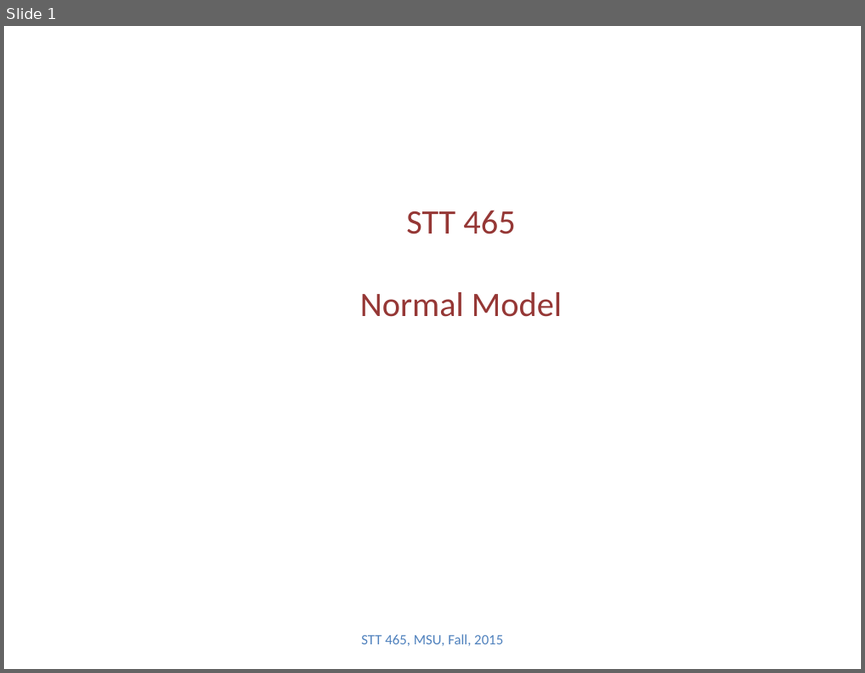
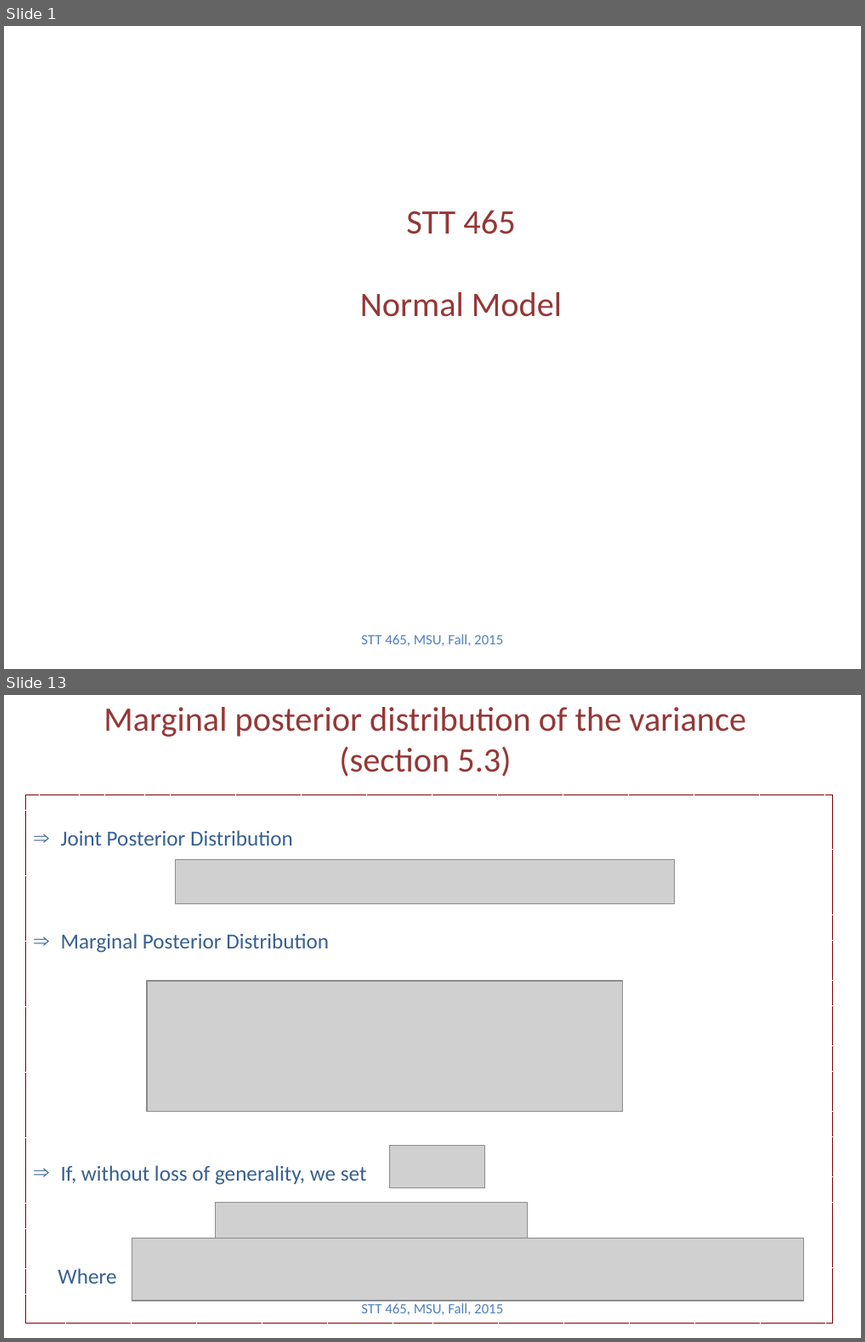
Before and after one commit to Boukos/STT465, a slide deck: STT465_5.pptx. Shown one above the other, each under a label of ours: slide 1 before the commit, slides 1 and 13 after it; the slides between them are not shown. The pictures are 865x673 and 865x1342 pixels, drawn with LibreOffice and Linux fonts; fonts in the diff are those of the drawing; grey boxes stand for pictures. Boxes give left, top, right and bottom in pixels: in the first picture for what was removed or moved away, otherwise in the second. Text is boxed around its words. In the diff, an @@ line names an element or a change of style, - is before the commit and + after.

```diff
--- a/STT465_5.pptx
+++ b/STT465_5.pptx
@@ slide 13 added at <box>4,695,861,1338</box>, background #FFFFFF @@
@@ title added at <box>103,707,746,777</box>, 28.8 pt, text #953735 @@
+Marginal posterior distribution of the variance
+(section 5.3)
@@ rectangle added at <box>25,795,833,1323</box>, outline #800000 0.75 pt dashed, 18 pt, text #376092 @@
+⇒ Joint Posterior Distribution
+⇒ Marginal Posterior Distribution
+⇒ If, without loss of generality, we set
+Where
@@ picture added at <box>176,860,674,904</box> @@
@@ picture added at <box>147,981,623,1111</box> @@
@@ picture added at <box>390,1145,484,1188</box> @@
@@ picture added at <box>215,1202,527,1238</box> @@
@@ picture added at <box>132,1237,804,1300</box> @@
@@ text added at <box>361,1303,503,1315</box>, 12 pt, text #4F81BD @@
+STT 465, MSU, Fall, 2015
```
Also in this commit, not shown: 2 slides changed, 10 other slides added, 2 other files.
